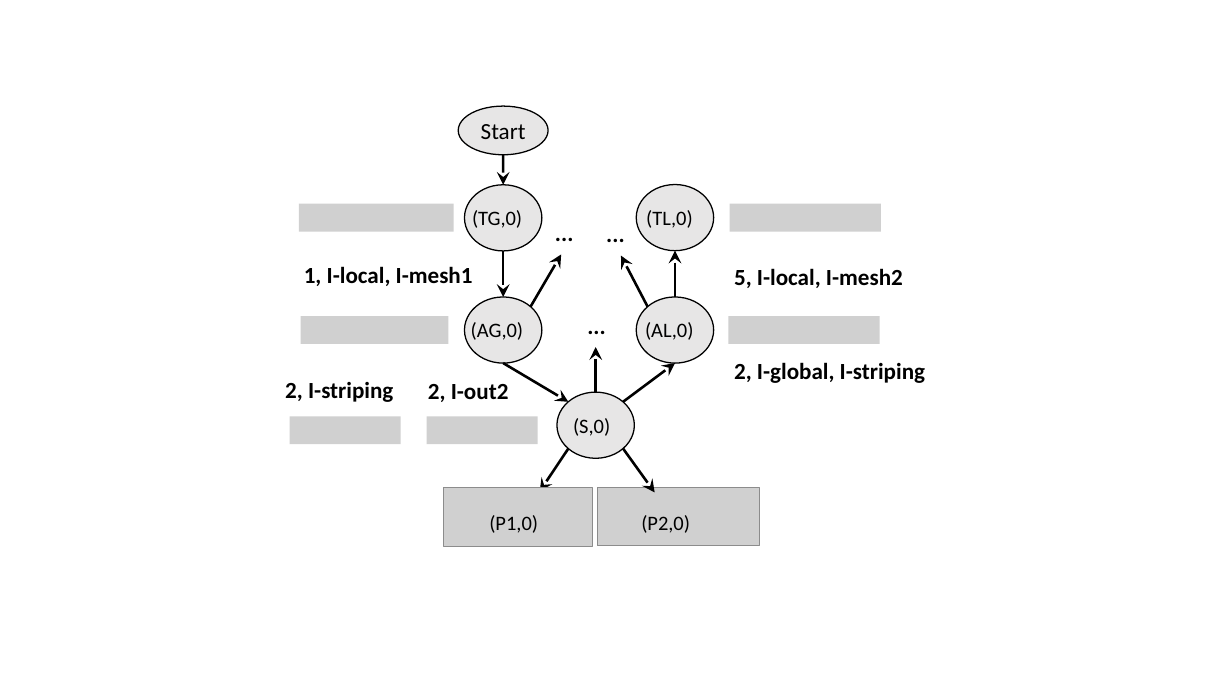
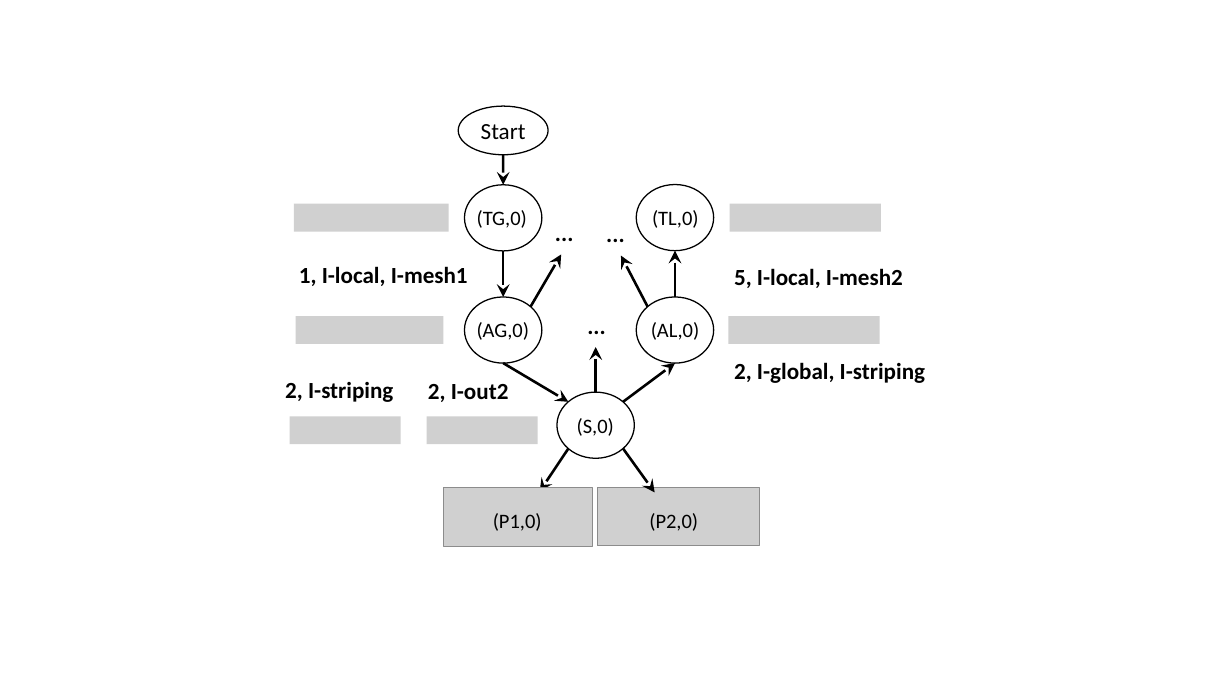
Before and after one commit to rabeckett/propane, a slide deck: slide 10 of paper/abstraction/figures/examples.pptx. Drawn at 1232x693 pixels with LibreOffice and Linux fonts; fonts in the diff are those of the drawing; grey boxes stand for pictures. Boxes give left, top, right and bottom in pixels: in the first picture for what was removed or moved away, otherwise in the second. Text is boxed around its words. In the diff, an @@ line names an element or a change of style, - is before the commit and + after.

```diff
--- a/paper/abstraction/figures/examples.pptx
+++ b/paper/abstraction/figures/examples.pptx
@@ fill #E7E6E6 to #FFFFFF in 6 elements at [458, 106, 548, 155], [557, 392, 635, 458], [637, 297, 714, 363], [465, 297, 543, 363], [637, 185, 714, 251], [465, 185, 543, 251] @@
@@ 2 pictures, 1 text: place and size @@
-2 pictures, 1 text at [299, 203, 473, 344]
+2 pictures, 1 text at [294, 203, 468, 344]
@@ 6 texts: place and size @@
-6 texts at [471, 210, 693, 533]
+6 texts at [477, 210, 699, 531]
@@ text "(P2,0)": place and size @@
-text "(P2,0)" at [641, 515, 690, 533]
+text "(P2,0)" at [649, 513, 698, 531]
```
Also in this commit, not shown: 1 other slide changed, 1 other file.
